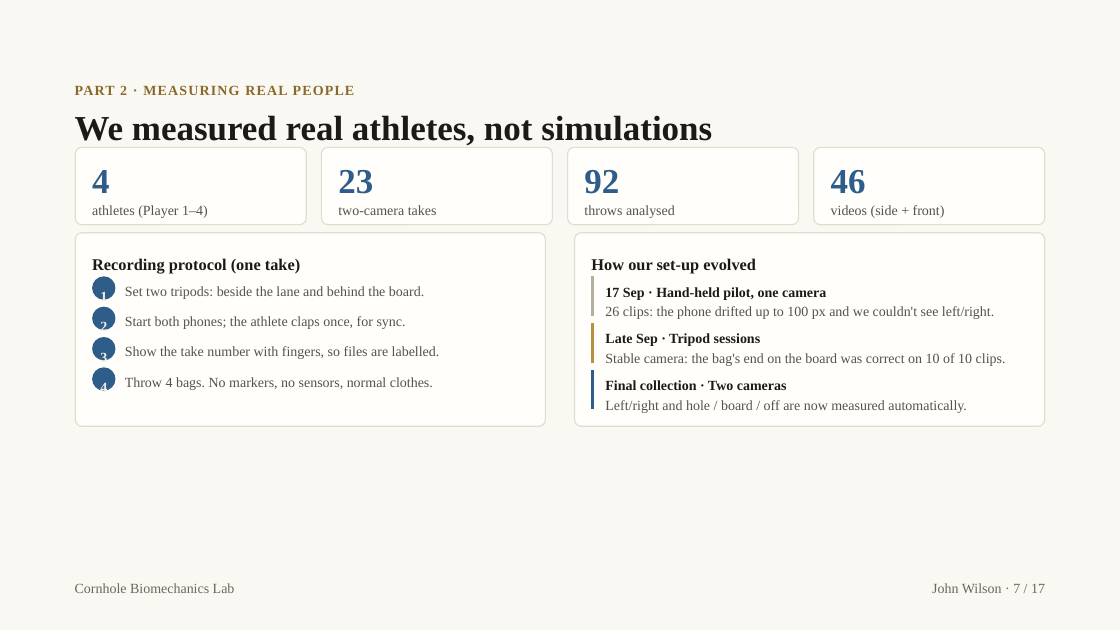
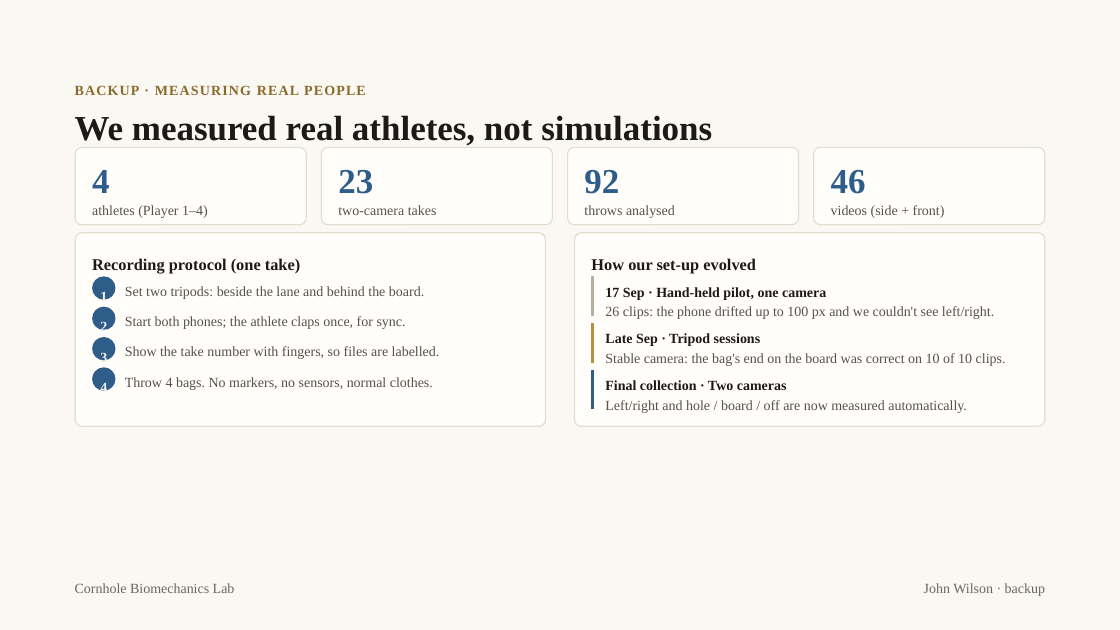
Before and after one commit to Berkonas/CornHoleBiomech, a slide deck: slide 17 of docs/presentation/Cornhole Biomechanics Lab - Final.pptx (slide 7 before the commit). Drawn at 1120x630 pixels with LibreOffice and Linux fonts; fonts in the diff are those of the drawing. Boxes give left, top, right and bottom in pixels: in the first picture for what was removed or moved away, otherwise in the second. Text is boxed around its words. In the diff, an @@ line names an element or a change of style, - is before the commit and + after.

```diff
--- a/docs/presentation/Cornhole Biomechanics Lab - Final.pptx
+++ b/docs/presentation/Cornhole Biomechanics Lab - Final.pptx
@@ text at (75, 85, 366, 95): text changed @@
-PART 2 · MEASURING REAL PEOPLE
+BACKUP · MEASURING REAL PEOPLE
@@ text at (924, 583, 1045, 596): text changed @@
-John Wilson · 7 / 17
+John Wilson · backup
```
Also in this commit, not shown: 15 other slides changed, 3 slides added, 14 other files.
